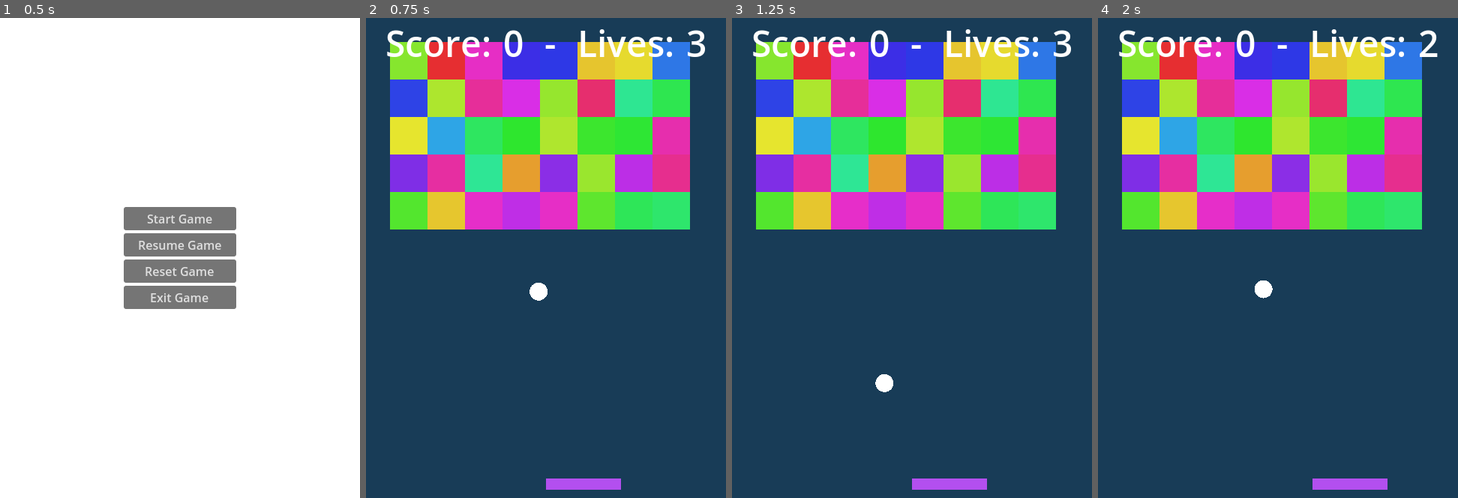
Above: before the commit, frames 1-4 (left to right).
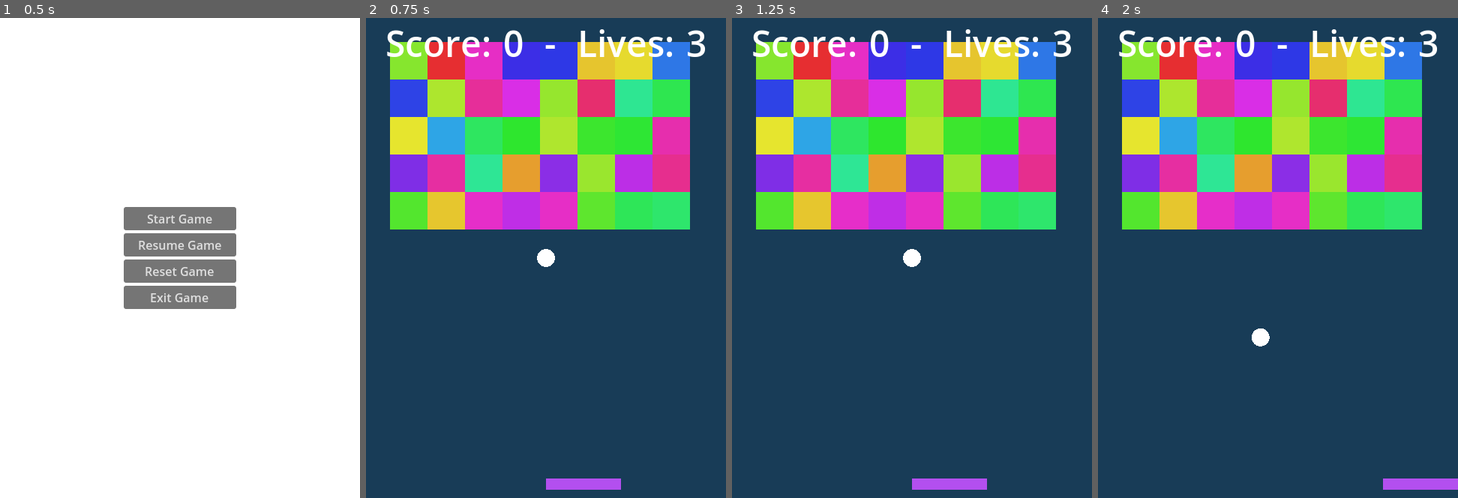
Above: after the commit, the same moments.

Repository: pozbliz/godot_breakout
Game: Godot game, scene res://main.tscn
Same seed, same stepped clock (60 frames per second), same inputs: the game is played once before the commit and once after it.
Inputs:
- Up to frame 1 (0.5 s): no input
- Up to frame 2 (0.75 s): click "Reset Game" at 0.5 s
- Up to frame 3 (1.25 s): no input
- Up to frame 4 (2 s): hold Right (move_right) from 1.28 s (still down)

Frame 1 is identical in both runs. In frame 2, 0.3% of the frame differs, in the area x 45-53%, y 48-59%; in frame 3, 0.3%; in frame 4, 1.3%, in the area x 42-100%, y 2-99%.

Commit message:
fix: fix blocks not disappearing after hit

Diff:
--- a/ball.gd
+++ b/ball.gd
@@ -28,11 +28,13 @@
 		var normal = collision.get_normal()
 		direction = direction.bounce(normal).normalized()
 
-		if collision.get_collider() and collision.get_collider().name == "Block":
+		var collider = collision.get_collider()
+
+		if collider and collider.is_in_group("blocks"):
 			speed = min(speed * increase_factor, MAX_SPEED)
-			collision.enemy_hit.emit()
-			if collision.has_method("kill_block"):
-				collision.kill_block()
+			enemy_hit.emit()
+			if collider.has_method("kill_block"):
+				collider.kill_block()
 
 func _draw():
 	draw_circle(Vector2.ZERO, BALL_RADIUS, BALL_COLOR)
@@ -40,8 +42,8 @@
 func start(pos):
 	position = pos
 	speed = 250
+	direction = Vector2.ZERO
+	await get_tree().create_timer(1).timeout
 	game_started = true
 	direction.y = 1
 	direction.x = randf_range(-0.7, 0.7)
-
-	await get_tree().create_timer(1).timeout
--- a/enemy_block.gd
+++ b/enemy_block.gd
@@ -2,6 +2,7 @@
 
 
 func _ready() -> void:
+	add_to_group("blocks")
 	$ColorRect.color = Color.from_hsv(randf(), 0.8, 0.9)
 
 func set_block_size(size: Vector2) -> void:
--- a/hud.tscn
+++ b/hud.tscn
@@ -45,8 +45,18 @@
 text = "3"
 
 [node name="Message" type="Label" parent="."]
-offset_right = 40.0
-offset_bottom = 23.0
+anchors_preset = 8
+anchor_left = 0.5
+anchor_top = 0.5
+anchor_right = 0.5
+anchor_bottom = 0.5
+offset_left = -20.0
+offset_top = -11.5
+offset_right = 20.0
+offset_bottom = 11.5
+grow_horizontal = 2
+grow_vertical = 2
+scale = Vector2(2, 2)
 
 [node name="MessageTimer" type="Timer" parent="."]
 wait_time = 2.0
--- a/main.gd
+++ b/main.gd
@@ -56,6 +56,8 @@
 	$HUD.show()
 	get_tree().paused = false
 	$HUD/HBoxContainer/ScoreValue.text = str(0)
+	player_life = 3
+	$HUD.update_lives(player_life)
 	new_round()
 	spawn_blocks()
 
@@ -70,9 +72,17 @@
 	player_life -= 1
 	$HUD.update_lives(player_life)
 	if player_life <= 0:
-		$HUD.show_game_over()
+		await $HUD.show_game_over()
+		get_tree().paused = true
+		delete_all_blocks()
+		$MainMenu.show()
+		$HUD.hide()
 	else:
 		new_round()
+
+func delete_all_blocks():
+	for block in get_tree().get_nodes_in_group("blocks"):
+		block.queue_free()
 
 func _on_block_enemy_hit():
 	if scoring:
